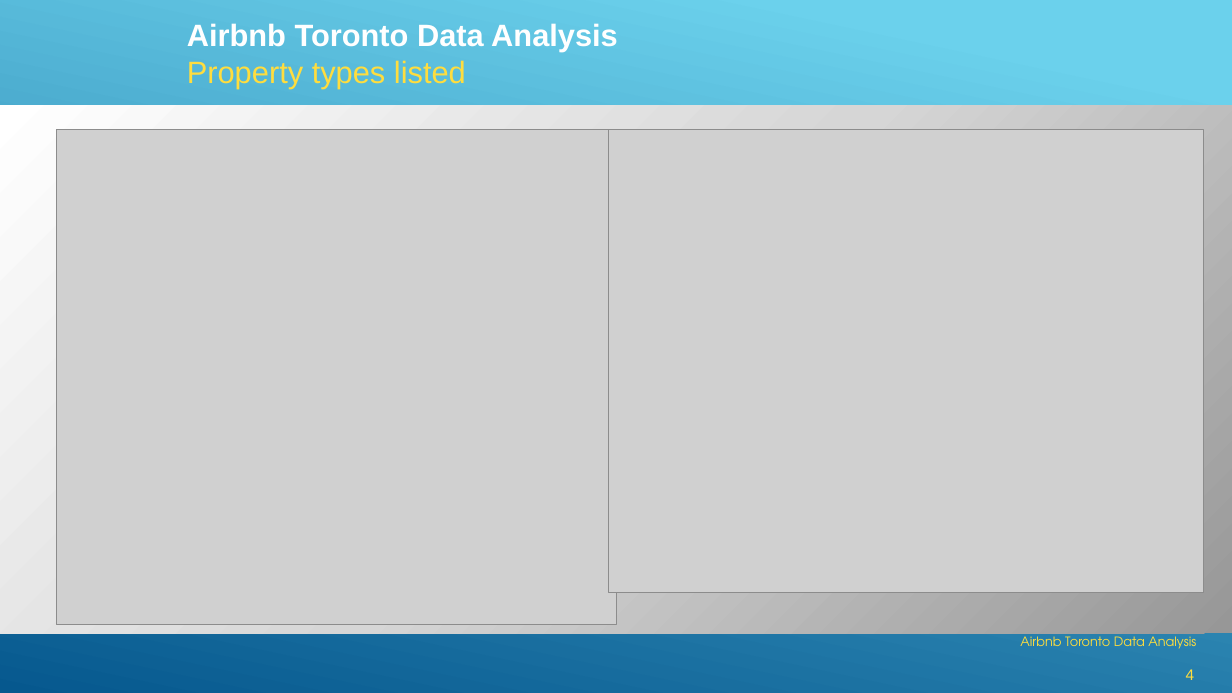
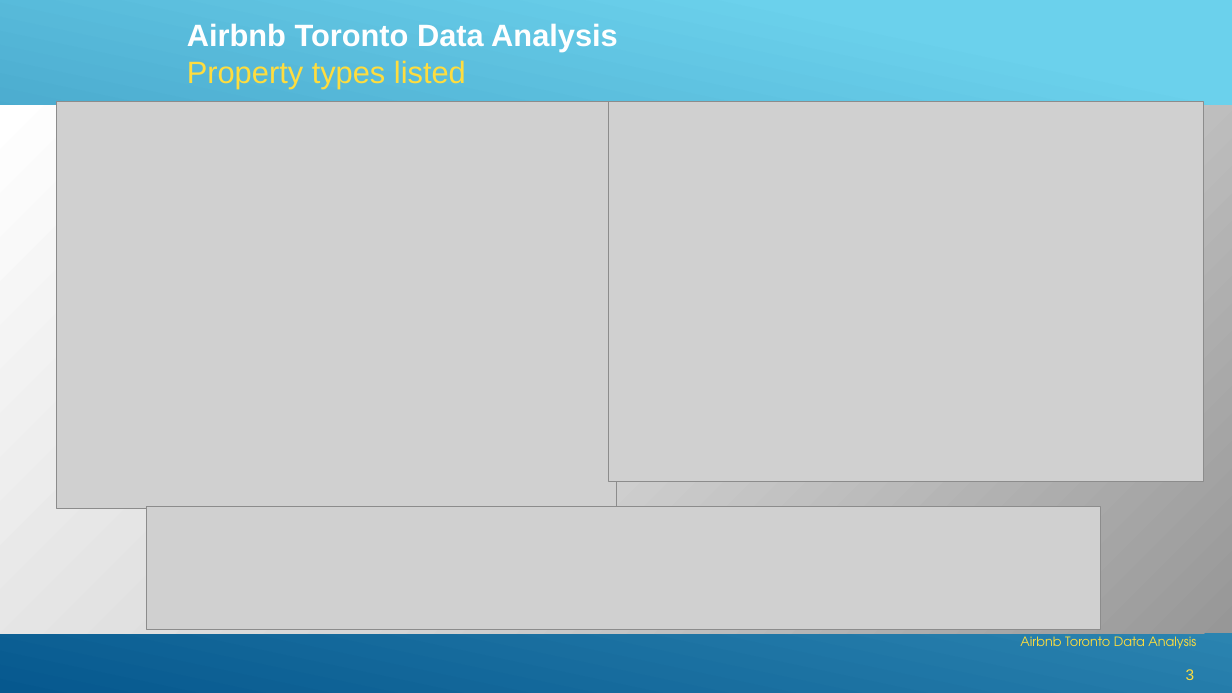
Before and after one commit to GSRichie/Final-Project-, a slide deck: slide 3 of AirBnB Toronto Data Analysis.pptx (slide 4 before the commit). Drawn at 1232x693 pixels with LibreOffice and Linux fonts; fonts in the diff are those of the drawing; grey boxes stand for pictures. Boxes give left, top, right and bottom in pixels: in the first picture for what was removed or moved away, otherwise in the second. Text is boxed around its words. In the diff, an @@ line names an element or a change of style, - is before the commit and + after.

```diff
--- a/AirBnB Toronto Data Analysis.pptx
+++ b/AirBnB Toronto Data Analysis.pptx
@@ picture: place and size @@
-picture at (56,130,616,626)
+picture at (56,101,616,508)
@@ picture: place and size @@
-picture at (608,130,1203,592)
+picture at (608,101,1203,482)
@@ picture added at (147,506,1102,629) @@
@@ page number at (1186,669,1195,680): text changed @@
-4
+3
```
Also in this commit, not shown: 3 other slides changed, 1 slide added.
